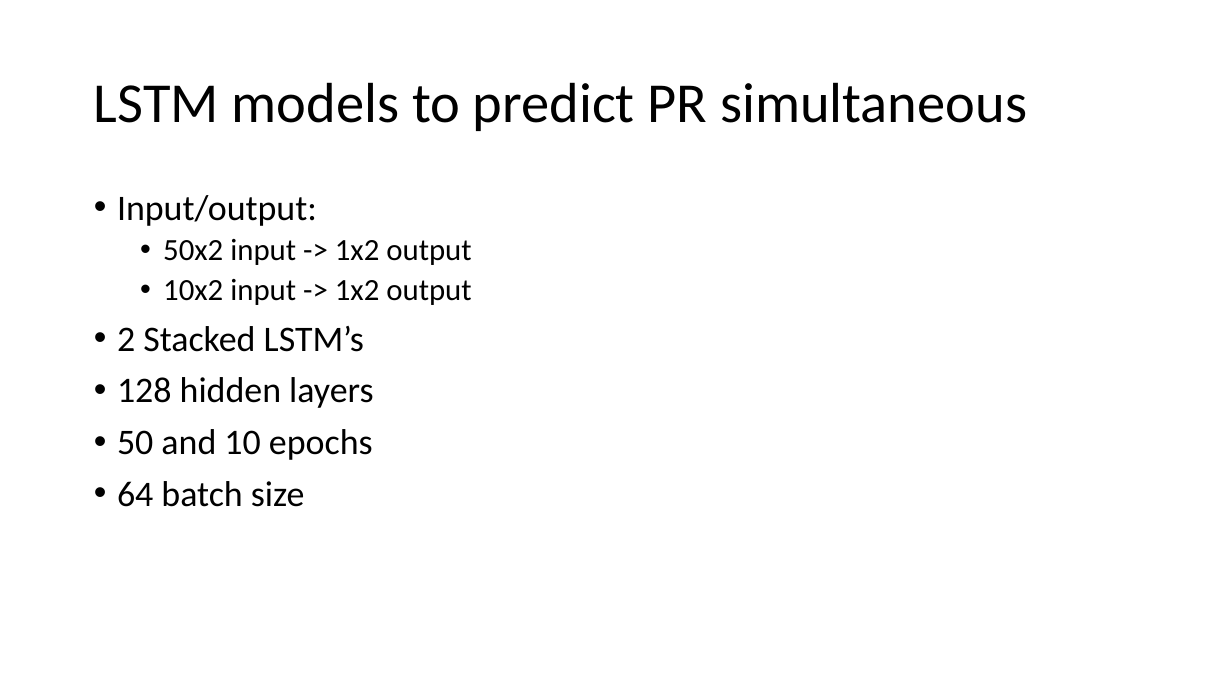
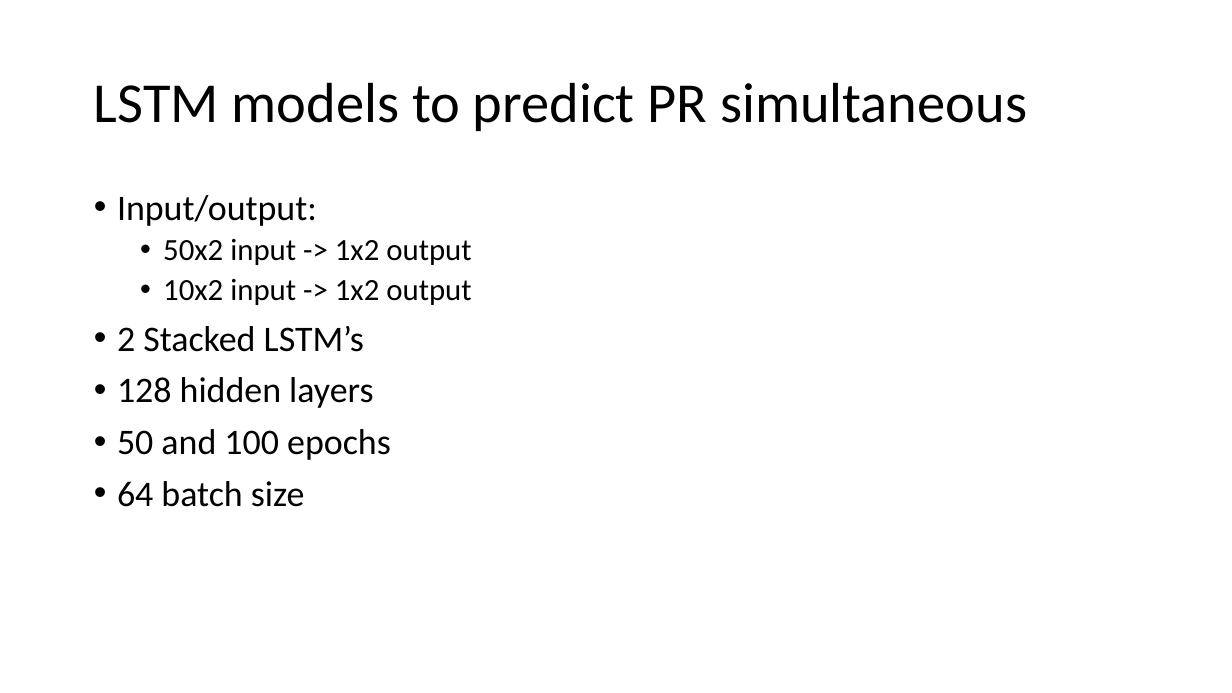
Before and after one commit to lancedw/3D-state-prediction-for-surface-vessels-using-IMU-data-and-images, a slide deck: slide 10 of Documentation/Presentations/Meeting 25-03-22.pptx. Drawn at 1232x693 pixels with LibreOffice and Linux fonts; fonts in the diff are those of the drawing. Boxes give left, top, right and bottom in pixels: in the first picture for what was removed or moved away, otherwise in the second. Text is boxed around its words. In the diff, an @@ line names an element or a change of style, - is before the commit and + after.

```diff
--- a/Documentation/Presentations/Meeting 25-03-22.pptx
+++ b/Documentation/Presentations/Meeting 25-03-22.pptx
@@ text at [117, 429, 391, 460]: text changed @@
-• 50 and 10 epochs
+• 50 and 100 epochs
```
Also in this commit, not shown: 12 other slides changed, 3 other files.
